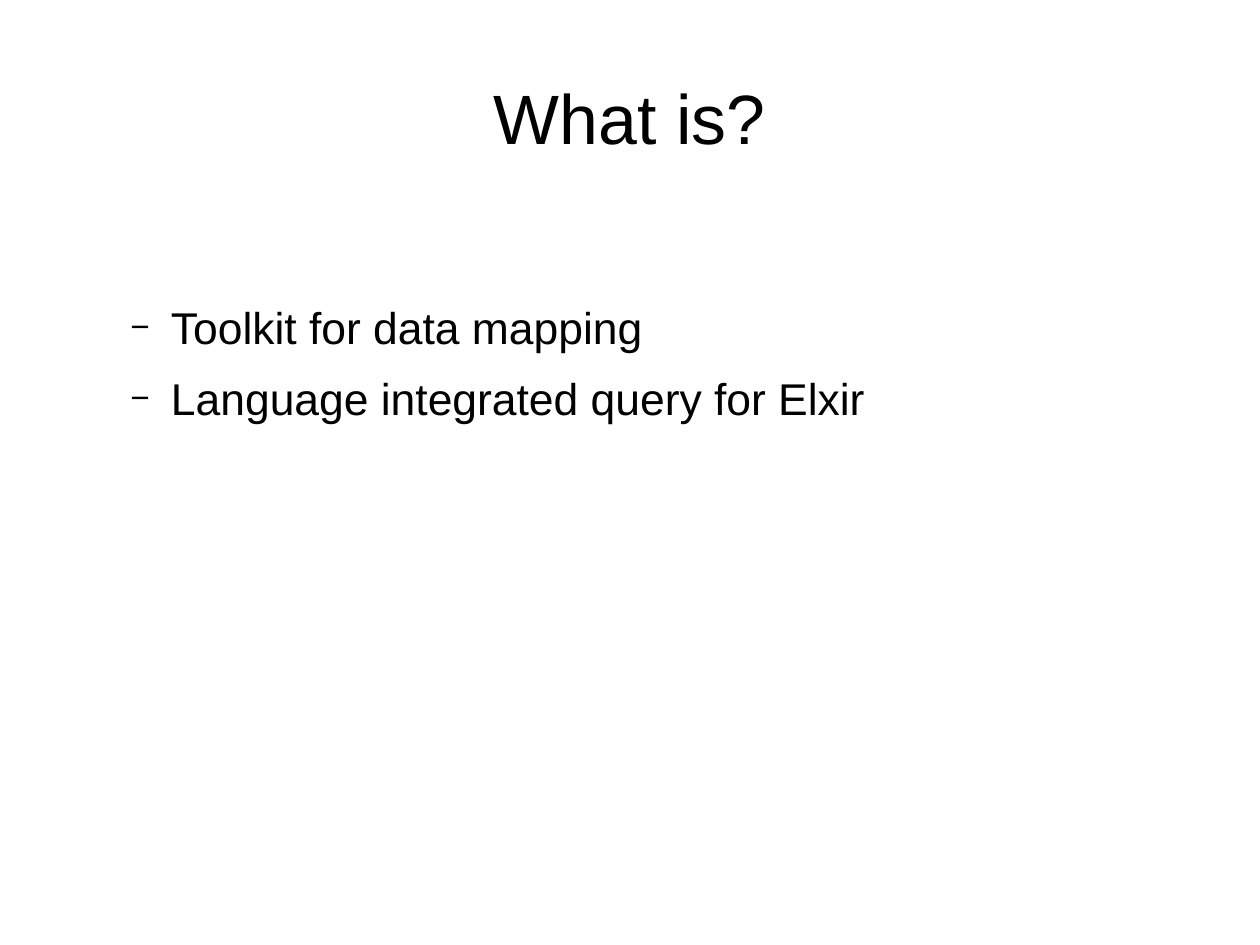
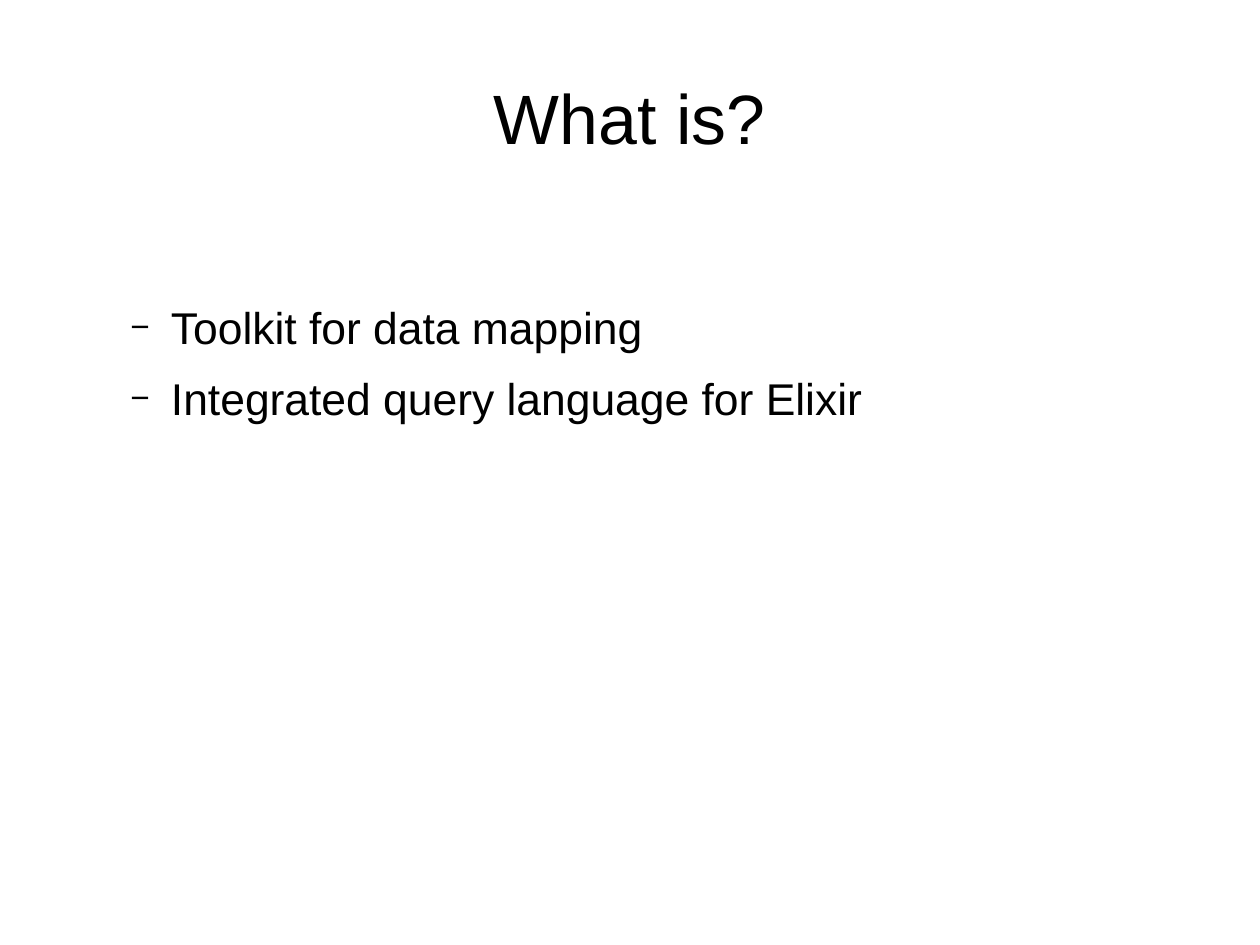
Before and after one commit to ramortegui/talks, a slide deck: slide 5 of odps/ecto.odp (slide 4 before the commit). Drawn at 1260x945 pixels with LibreOffice and Linux fonts; fonts in the diff are those of the drawing. Boxes give left, top, right and bottom in pixels: in the first picture for what was removed or moved away, otherwise in the second. Text is boxed around its words. In the diff, an @@ line names an element or a change of style, - is before the commit and + after.

```diff
--- a/odps/ecto.odp
+++ b/odps/ecto.odp
@@ text at (171,382,862,425): text changed @@
-  − Language integrated query for Elxir
+  − Integrated query language for Elixir
```
Also in this commit, not shown: 2 other slides changed, 3 slides added, 2 slides removed.
